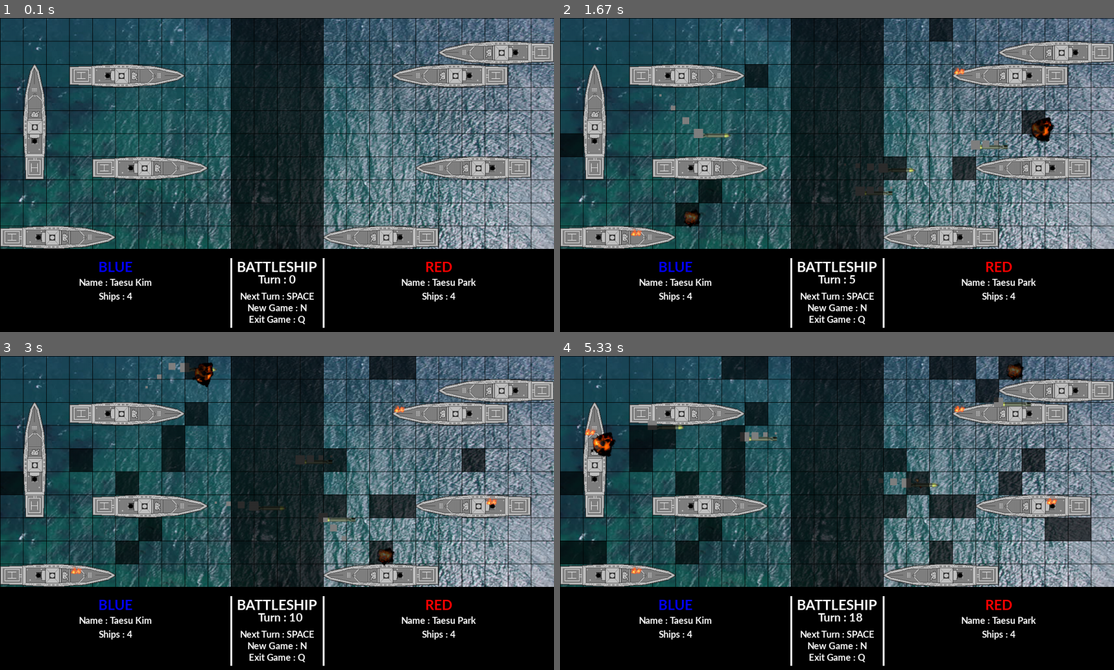
Above: before the commit, frames 1-4 (two rows, left to right).
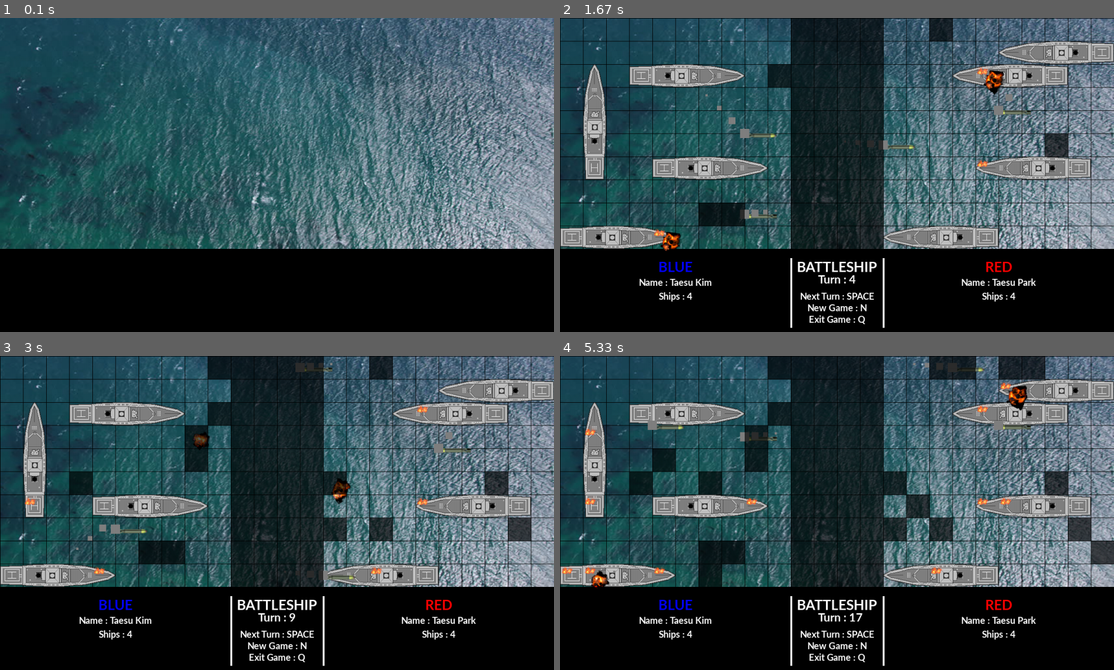
Above: after the commit, the same moments.

Repository: kimts2627/pygame_battleship
Game: pygame game, started from game.py
Same seed, same stepped clock (60 frames per second), same inputs: the game is played once before the commit and once after it.
Inputs:
- Up to frame 1 (0.1 s): no input
- Up to frame 2 (1.67 s): tap Space at 0.33, 0.67, 1.07, 1.37, 1.57 s; hold N 1-1.47 s
- Up to frame 3 (3 s): tap Space at 1.87, 2.07, 2.4, 2.7, 2.9 s
- Up to frame 4 (5.33 s): tap Space at 3.2, 3.47, 3.8, 4.1, 4.23, 4.63, 4.93, 5.3 s

The runs differ from the first frame. In frame 1, 27% of the frame differs, in the area x 0-100%, y 0-99%; in frame 2, 4.8%; in frame 3, 9.4%; in frame 4, 14%.

Commit message:
[Python] <feature, refactor>: Add Main screen, Result screen
screen_status 변수를 통한 메인, 게임, 종료화면 변경이 가능합니다.
새로운 keydown event가 추가 되었습니다. (Q, N)
winner_checker 함수를 통해 게임 승리자를 판별 합니다.
MyAi class의 ai_action method 랜덤 좌표 생성 logic에서
450 좌표의 확률이 매우 희박한 버그를 수정 하였습니다.

Diff:
--- a/game.py
+++ b/game.py
@@ -13,6 +13,8 @@
 turn = 0
 _last_position = (0, 0)
 _last_result = 'no'
+win_status = ''
+screen_status = 'main'
 
 my_font = pg.font.SysFont('latobold', 30, True, False)
 my_font_2 = pg.font.SysFont('latobold', 25, True, False)
@@ -253,8 +255,8 @@
 
 def generate_user_action_result(attack_position: tuple, team: str):
     global map_data
-    map_y = int(attack_position[0] / 50)
-    map_x = int(attack_position[1] / 50)
+    map_y = int(attack_position[0] / TILESIZE)
+    map_x = int(attack_position[1] / TILESIZE)
 
     def find_hitted_ship(attack_position, ship_group):
         x = attack_position[0]
@@ -262,14 +264,14 @@
         print(x, y)
         for i in ship_group.sprites():
             print(i.rect, i.direction)
-            for j in range(0, 4):
+            for j in range(0, 5):
                 if i.direction == 'horizontal':
-                    print(i.rect.x + (50 * j), x)
+                    print(i.rect.x + (TILESIZE * j), x)
                     print(i.rect.y, y)
-                    if i.rect.x + (50 * j) == x and i.rect.y == y:
+                    if i.rect.x + (TILESIZE * j) == x and i.rect.y == y:
                         return i
                 elif i.direction == 'vertical':
-                    if i.rect.x == x and i.rect.y + (50 * j) == y:
+                    if i.rect.x == x and i.rect.y + (TILESIZE * j) == y:
                         return i
 
     if team == 'blue':
@@ -334,33 +336,33 @@
 
         def is_valied_hori(x, y):
             if x != 0:
-               x = int(x / 50)
+               x = int(x / TILESIZE)
             if y != 0:
-               y = int(y / 50)
+               y = int(y / TILESIZE)
             try:
                 print(x, y)
                 if map_data[y][x] == 'o' and map_data[y][x+1] == 'o' and map_data[y][x+2] == 'o' and map_data[y][x+3] == 'o' and map_data[y][x+4] == 'o':
                     return True
                 else:
-                    print(f'{(x*50, y*50)} hori 씹혔어요')
+                    print(f'{(x*TILESIZE, y*TILESIZE)} hori 씹혔어요')
                     return False
             except IndexError:
-                print(f'{(x*50, y*50)} hori 씹혔어요')
+                print(f'{(x*TILESIZE, y*TILESIZE)} hori 씹혔어요')
                 return False
 
         def is_valied_verti(x, y):
             if x != 0:
-               x = int(x / 50)
+               x = int(x / TILESIZE)
             if y != 0:
-               y = int(y / 50)
+               y = int(y / TILESIZE)
             try:
                 if map_data[y][x] == 'o' and map_data[y+1][x] == 'o' and map_data[y+2][x] == 'o' and map_data[y+3][x] == 'o' and map_data[y+4][x] == 'o':
                     return True
                 else:
-                    print(f'{(x*50, y*50)} vertical 씹혔어요')
+                    print(f'{(x*TILESIZE, y*TILESIZE)} vertical 씹혔어요')
                     return False
             except IndexError:
-                print(f'{(x*50, y*50)} vertical 씹혔어요')
+                print(f'{(x*TILESIZE, y*TILESIZE)} vertical 씹혔어요')
                 return False
 
         if self.team == 'blue':
@@ -373,9 +375,9 @@
                     x = i[0]
                     y = i[1]
                     if x != 0:
-                        x = int(x / 50)
+                        x = int(x / TILESIZE)
                     if y != 0:
-                        y = int(y / 50)
+                        y = int(y / TILESIZE)
                     for j in range(0, 5):
                         map_data[y] = map_data[y][0:x+j] + '1' + map_data[y][x+j+1:]
                 else:
@@ -386,9 +388,9 @@
                         x = i[0]
                         y = i[1]
                         if x != 0:
-                            x = int(x / 50)
+                            x = int(x / TILESIZE)
                         if y != 0:
-                            y = int(y / 50)
+                            y = int(y / TILESIZE)
                         for j in range(0, 5):
                             map_data[y+j] = map_data[y+j][0:x] + '1' + map_data[y+j][x+1:]
         elif self.team == 'red':
@@ -402,9 +404,9 @@
                     x = i[0]
                     y = i[1]
                     if x != 0:
-                        x = int(x / 50)
+                        x = int(x / TILESIZE)
                     if y != 0:
-                        y = int(y / 50)
+                        y = int(y / TILESIZE)
                     for j in range(0, 5):
                         map_data[y] = map_data[y][0:x+j] + '2' + map_data[y][x+j+1:]
                 else:
@@ -415,9 +417,9 @@
                         x = i[0]
                         y = i[1]
                         if x != 0:
-                            x = int(x / 50)
+                            x = int(x / TILESIZE)
                         if y != 0:
-                            y = int(y / 50)
+                            y = int(y / TILESIZE)
                         for j in range(0, 5):
                             map_data[y+j] = map_data[y+j][0:x] + '2' + map_data[y+j][x+1:]
 
@@ -428,18 +430,18 @@
         new_y = y
         if new_x > 450:
             new_x = 450
-        elif new_x != 0 and new_x % 50 != 0:
-            if new_x < 50:
+        elif new_x != 0 and new_x % TILESIZE != 0:
+            if new_x < TILESIZE:
                 new_x = 0
             else:
-                new_x -= (new_x % 50)
+                new_x -= (new_x % TILESIZE)
         if new_y > 450:
             new_y = 450
-        elif new_y != 0 and new_y % 50 != 0:
-            if new_y < 50:
+        elif new_y != 0 and new_y % TILESIZE != 0:
+            if new_y < TILESIZE:
                 new_y = 0
             else:
-                new_y -= (new_y % 50)
+                new_y -= (new_y % TILESIZE)
         blue_ships_num = len(blue_ships.sprites())
         red_ships_num = len(red_ships.sprites())
         print(f'{self.team} => {x} {y}')
@@ -456,8 +458,8 @@
 
     def ai_action(self, turn, map):
     #############################* USER CODE HERE *######################################
-        x = random.randint(0, 450)
-        y = random.randint(0, 450)
+        x = random.randint(0, 9) * TILESIZE
+        y = random.randint(0, 9) * TILESIZE
         result = self.last_attack_result
         return self.attacking_order(x, y)
         # if turn = 1:
@@ -517,6 +519,15 @@
                 new_tile = Sea(i, j)
                 back_group.add(new_tile)
 
+def winner_checker():
+    global win_status
+    global blue_ships
+    global red_ships
+    if len(blue_ships.sprites()) == 0:
+        win_status = 'red'
+    elif len(red_ships.sprites()) == 0:
+        win_status = 'blue'
+
 blue_man = MyAi('blue', 'Taesu Kim')
 blue_man.ai_init()
 red_man = MyAi('red', 'Taesu Park')
@@ -530,35 +541,51 @@
             done = True
         elif event.type == pg.KEYDOWN:
             if event.key == pg.K_SPACE:
-                turn += 1
-                print(f'********************************************************')
-                print(f'************************{turn} turn!*************************')
-                print(f'********************************************************')
-                blue_man.ai_action(turn, map_data)
-                blue_man.set_attack_result(_last_result, _last_position)
-                red_man.ai_action(turn, map_data)
-                red_man.set_attack_result(_last_result, _last_position)
-                ship_hit_checker(blue_ships, red_ships)
-                print(blue_man.last_attack_result)
-                print(red_man.last_attack_result)
-                print(map_data)
-                map_status_draw(map_data)
+                if screen_status == 'main':
+                    screen_status = 'game'
+                elif screen_status == 'game':
+                    turn += 1
+                    print(f'********************************************************')
+                    print(f'************************{turn} turn!*************************')
+                    print(f'********************************************************')
+                    blue_man.ai_action(turn, map_data)
+                    blue_man.set_attack_result(_last_result, _last_position)
+                    red_man.ai_action(turn, map_data)
+                    red_man.set_attack_result(_last_result, _last_position)
+                    ship_hit_checker(blue_ships, red_ships)
+                    print(blue_man.last_attack_result)
+                    print(red_man.last_attack_result)
+                    print(map_data)
+                    map_status_draw(map_data)
+            elif event.key == pg.K_q:
+                done = True
+            elif event.key == pg.K_n:
+                pg.init()
 
     screen.fill(BLACK)
 
-    screen.blit(background, (0, -176))
-    mt = 0.06
-    draw_text()
-    draw_grid()
-    red_ships.draw(screen)
-    blue_ships.draw(screen)
-    missile_group.draw(screen)
-    missile_group.update()
-    effect_group.draw(screen)
-    effect_group.update(mt)
-    back_group.draw(screen)
-    back_group.update(mt)
-    pg.display.update()
+    if screen_status == 'main':
+        screen.blit(background, (0, -176))
+        pg.display.update()
+    elif screen_status == 'game':
+        screen.blit(background, (0, -176))
+        mt = 0.06
+        draw_text()
+        draw_grid()
+        red_ships.draw(screen)
+        blue_ships.draw(screen)
+        missile_group.draw(screen)
+        missile_group.update()
+        effect_group.draw(screen)
+        effect_group.update(mt)
+        back_group.draw(screen)
+        back_group.update(mt)
+        winner_checker()
+        pg.display.update()
+    elif screen_status == 'result':
+        screen.blit(background, (0, -176))
+        pg.display.update()
+
 
 pg.quit()
 sys.exit()
